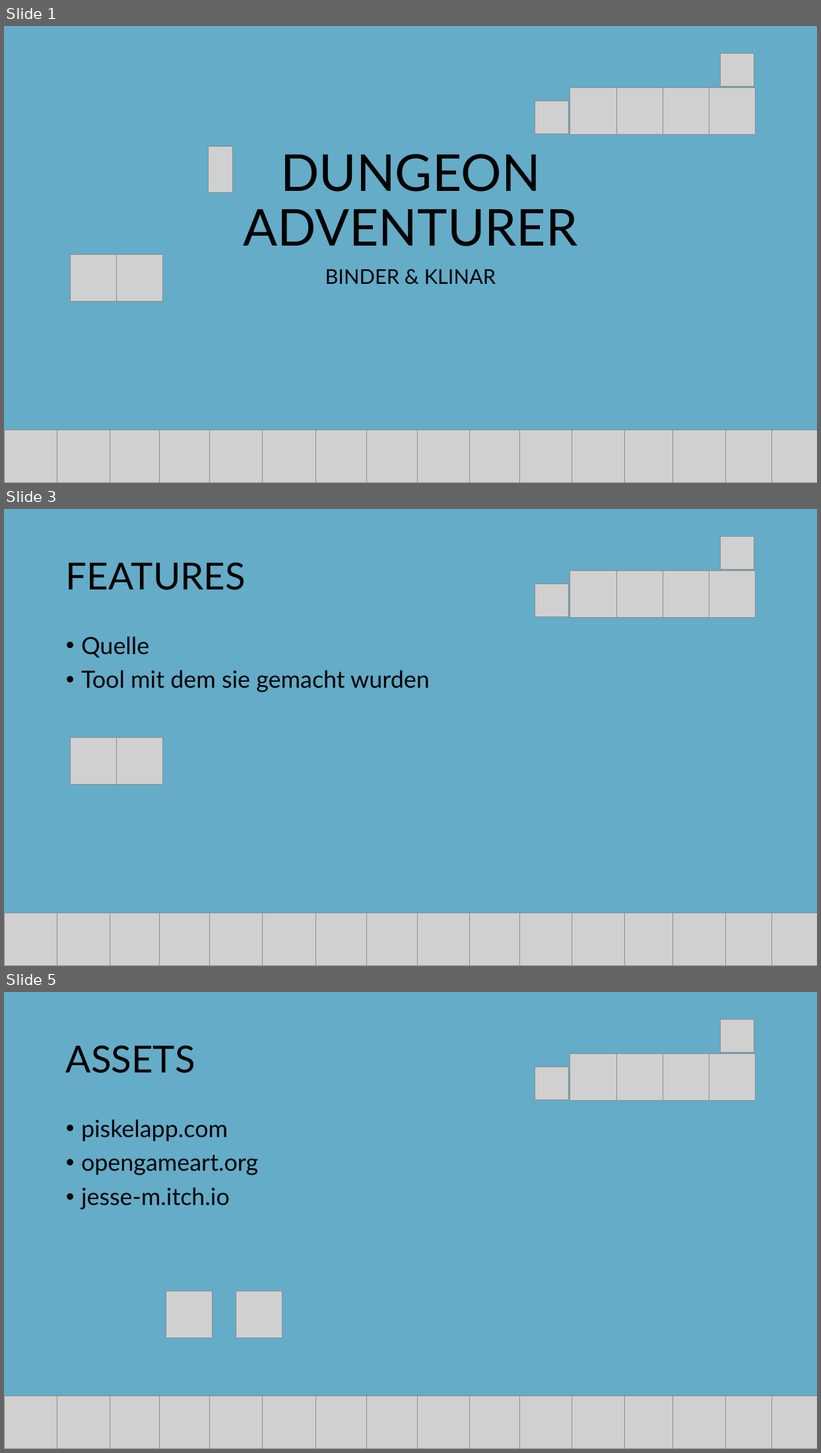
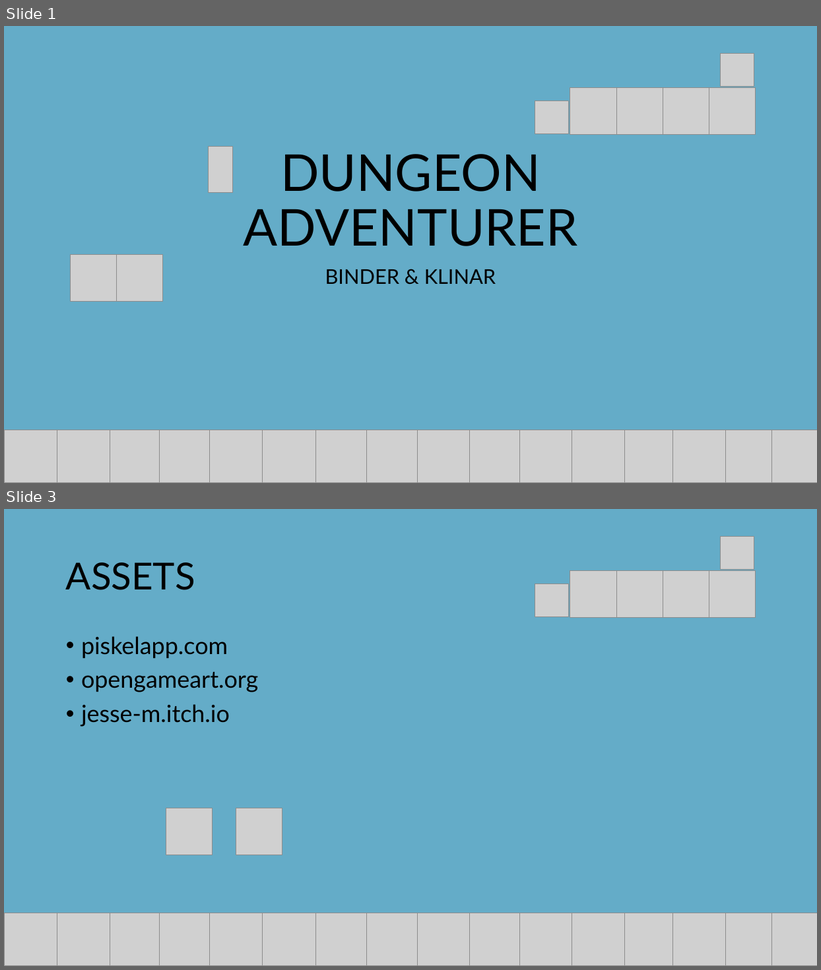
Before and after one commit to dabinder93/MOG-Project, a slide deck: MOG Project/Präsentation_Binder_Klinar.pptx. Shown one above the other, each under a label of ours: slides 1, 3 and 5 before the commit, slides 1 and 3 after it; the slides between them are not shown. The pictures are 821x1453 and 821x970 pixels, drawn with LibreOffice and Linux fonts; fonts in the diff are those of the drawing; grey boxes stand for pictures. Boxes give left, top, right and bottom in pixels: in the first picture for what was removed or moved away, otherwise in the second. Text is boxed around its words. In the diff, an @@ line names an element or a change of style, - is before the commit and + after.

```diff
--- a/MOG Project/Präsentation_Binder_Klinar.pptx
+++ b/MOG Project/Präsentation_Binder_Klinar.pptx
@@ slide 3 removed at box(4, 509, 817, 966), background #1482AC at 66% opacity @@
@@ picture removed at box(721, 537, 754, 569) @@
@@ title removed at box(66, 562, 246, 590) @@
-FEATURES
@@ picture removed at box(535, 584, 569, 617) @@
@@ picture removed at box(570, 571, 618, 618) @@
@@ picture removed at box(617, 571, 663, 618) @@
@@ picture removed at box(663, 570, 709, 617) @@
@@ picture removed at box(709, 570, 756, 617) @@
@@ text removed at box(81, 636, 430, 692) @@
-• Quelle
-• Tool mit dem sie gemacht wurden
@@ picture removed at box(71, 738, 117, 784) @@
@@ picture removed at box(117, 738, 163, 784) @@
@@ picture removed at box(4, 914, 57, 966) @@
@@ picture removed at box(57, 914, 110, 966) @@
@@ picture removed at box(110, 914, 163, 966) @@
@@ picture removed at box(160, 914, 213, 966) @@
@@ picture removed at box(209, 914, 263, 966) @@
@@ picture removed at box(263, 914, 316, 966) @@
@@ picture removed at box(316, 914, 369, 966) @@
@@ picture removed at box(367, 914, 420, 966) @@
@@ picture removed at box(418, 914, 471, 966) @@
@@ picture removed at box(470, 914, 523, 966) @@
@@ picture removed at box(520, 914, 573, 966) @@
@@ picture removed at box(572, 914, 626, 966) @@
@@ picture removed at box(625, 914, 678, 966) @@
@@ picture removed at box(673, 914, 726, 966) @@
@@ picture removed at box(725, 914, 779, 966) @@
@@ picture removed at box(772, 914, 817, 966) @@
@@ what was slide 5 is now slide 3 @@
```
Also in this commit, not shown: 1 slide changed, 1 other slide removed.
